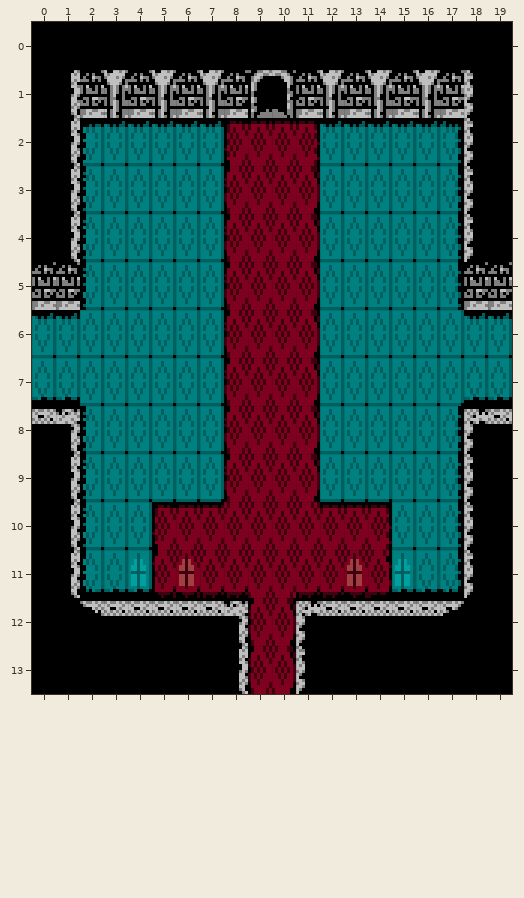
Two versions of a level (Tiled map, tiled/castle_room_21.tmx). The first picture shows the starting point.
Cells are 8x16 px. Shown: x 0..19, y 0..13.
After:
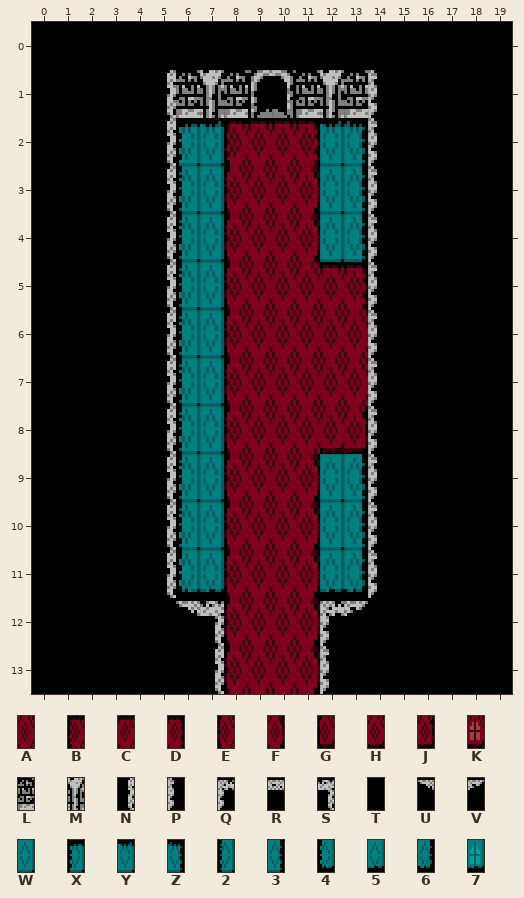
Key: from "castle_carpet": A 0, B 1, C 2, D 3, E 4, F 5, G 6, H 7, J 8, K 10; from "castle_stone": L 0, M 1, N 3, P 4, Q 5, R 6, S 7, T 8, U 9, V 10; from "castle_tile": W 0, X 1, Y 2, Z 3, 2 4, 3 5, 4 6, 5 7, 6 8, 7 10.
_ is an empty cell.
What changed:
Layer "Tile Layer 1":
y 1: x 1..5 NLMLM -> TTTTN; x 14..18 MLMLP -> PTTTT
y 2: x 1..6 NXYYYY -> TTTTNX; x 13..18 YYYYZP -> ZPTTTT
y 3..4: x 1..6 N2WWWW -> TTTTN2; x 13..18 WWWW3P -> 3PTTTT
y 5: x 0..6 LL2WWWW -> TTTTTN2; x 11..19 FWWWWW3LL -> ACDPTTTTT
y 6: x 0..6 YYWWWWW -> TTTTTN2; x 11..19 FWWWWWWYY -> AAAPTTTTT
y 7: x 0..6 55WWWWW -> TTTTTN2; x 11..19 FWWWWWW55 -> AAAPTTTTT
y 8: x 0..6 RS2WWWW -> TTTTTN2; x 11..19 FWWWWW3QR -> AHJPTTTTT
y 9: x 1..6 N2WWWW -> TTTTN2; x 13..18 WWWW3P -> 3PTTTT
y 10: x 1..8 N2WWBCCA -> TTTTN2WE; x 11..18 ACCDWW3P -> FW3PTTTT
y 11: x 1..8 N457GKHH -> TTTTN45E; x 11..18 HHKJ756P -> F56PTTTT
y 12: x 2..17 URRRRRSEFQRRRRRV -> TTTTUSEAAFQVTTTT
y 13: x 7..12 TNEFPT -> NEAAFP
